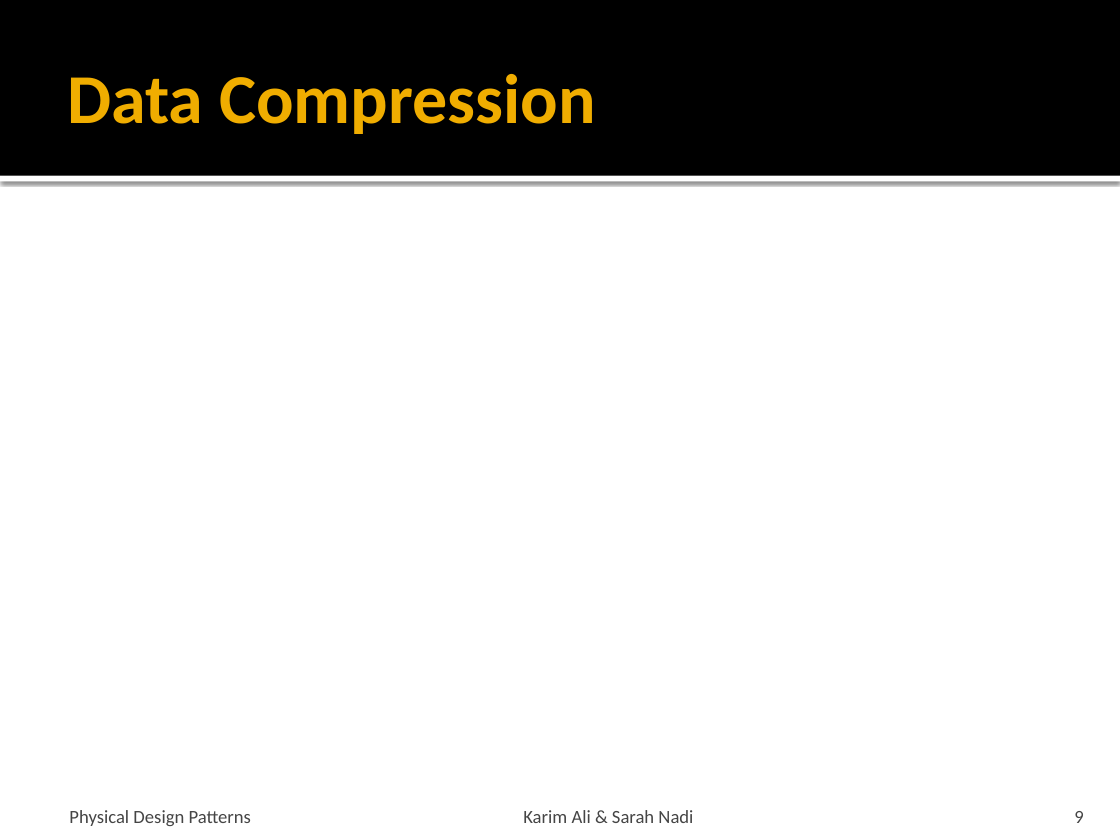
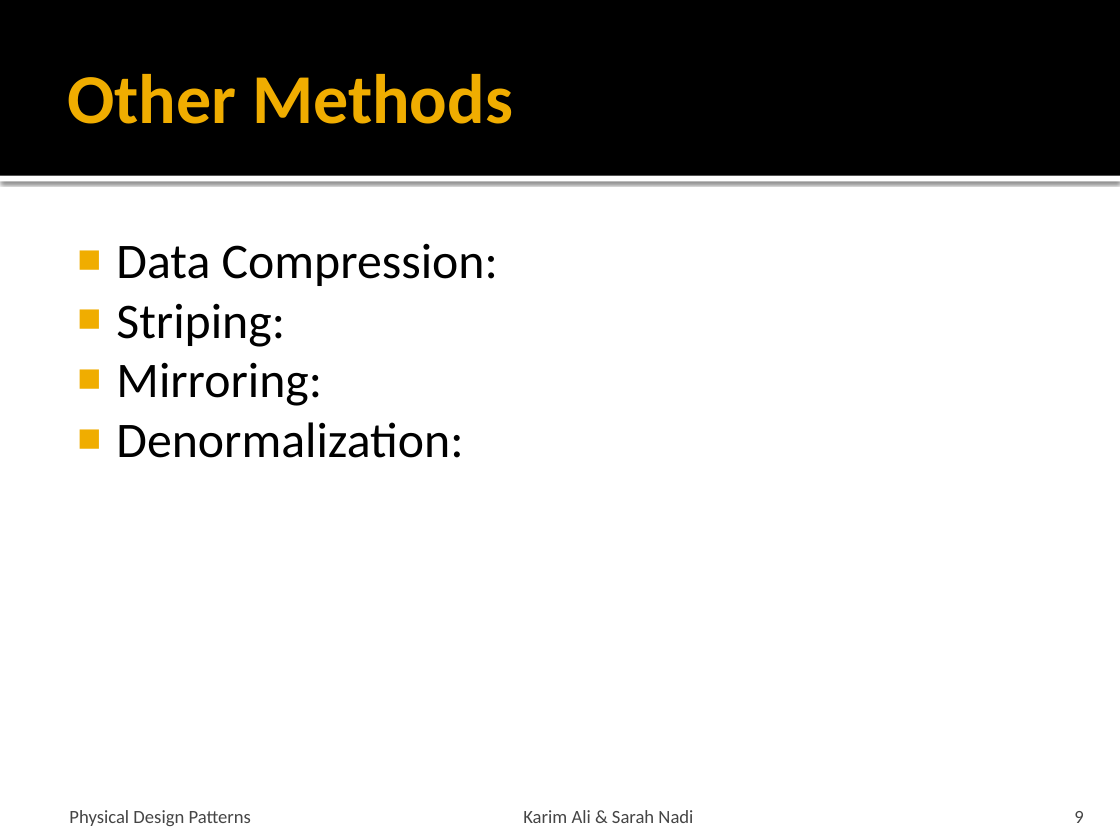
Before and after one commit to snadi/cs848-db, a slide deck: slide 9 of cs848-db/PhysDesignPres.pptx. Drawn at 1120x840 pixels with LibreOffice and Linux fonts; fonts in the diff are those of the drawing. Boxes give left, top, right and bottom in pixels: in the first picture for what was removed or moved away, otherwise in the second. Text is boxed around its words. In the diff, an @@ line names an element or a change of style, - is before the commit and + after.

```diff
--- a/cs848-db/PhysDesignPres.pptx
+++ b/cs848-db/PhysDesignPres.pptx
@@ title at (67, 74, 513, 124): text changed @@
-Data Compression
+Other Methods
@@ text added at (116, 243, 498, 458), 32 pt, text #000000 @@
+■ Data Compression:
+■ Striping:
+■ Mirroring:
+■ Denormalization:
```
Also in this commit, not shown: 2 other slides changed, 1 slide removed.
